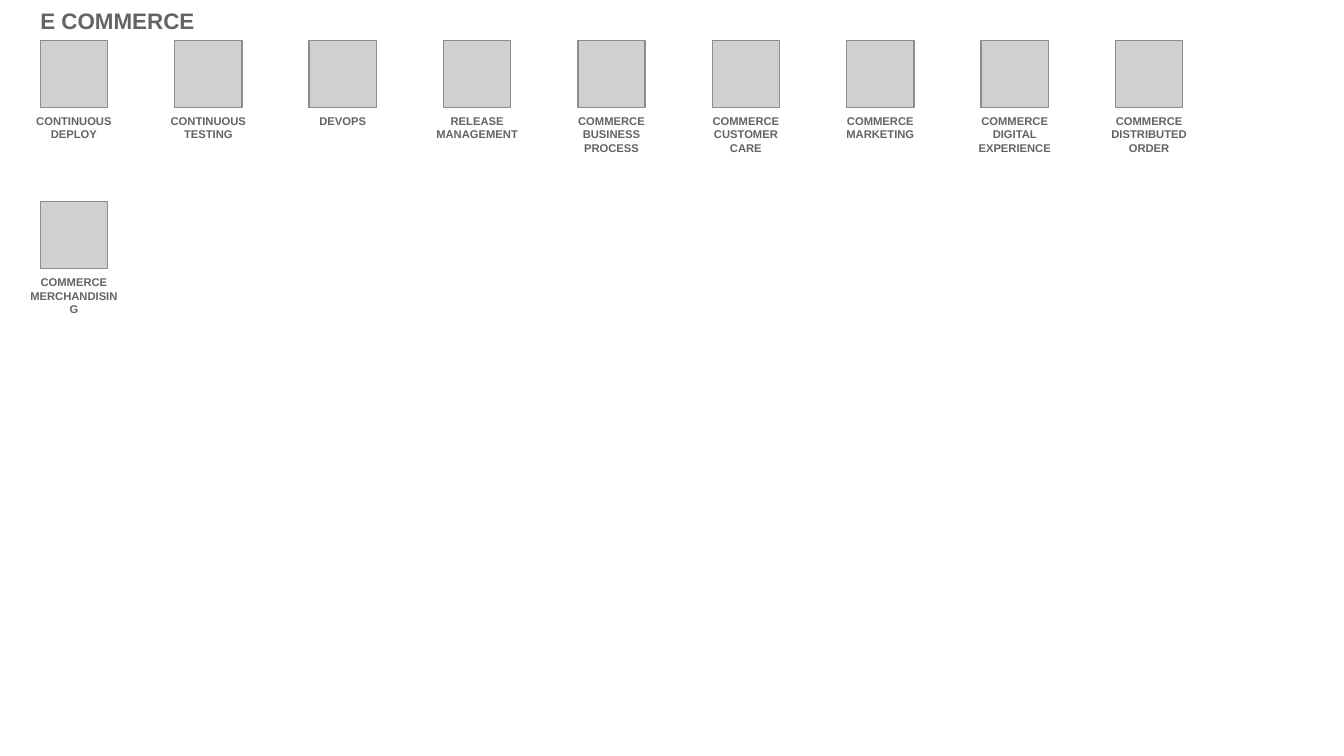
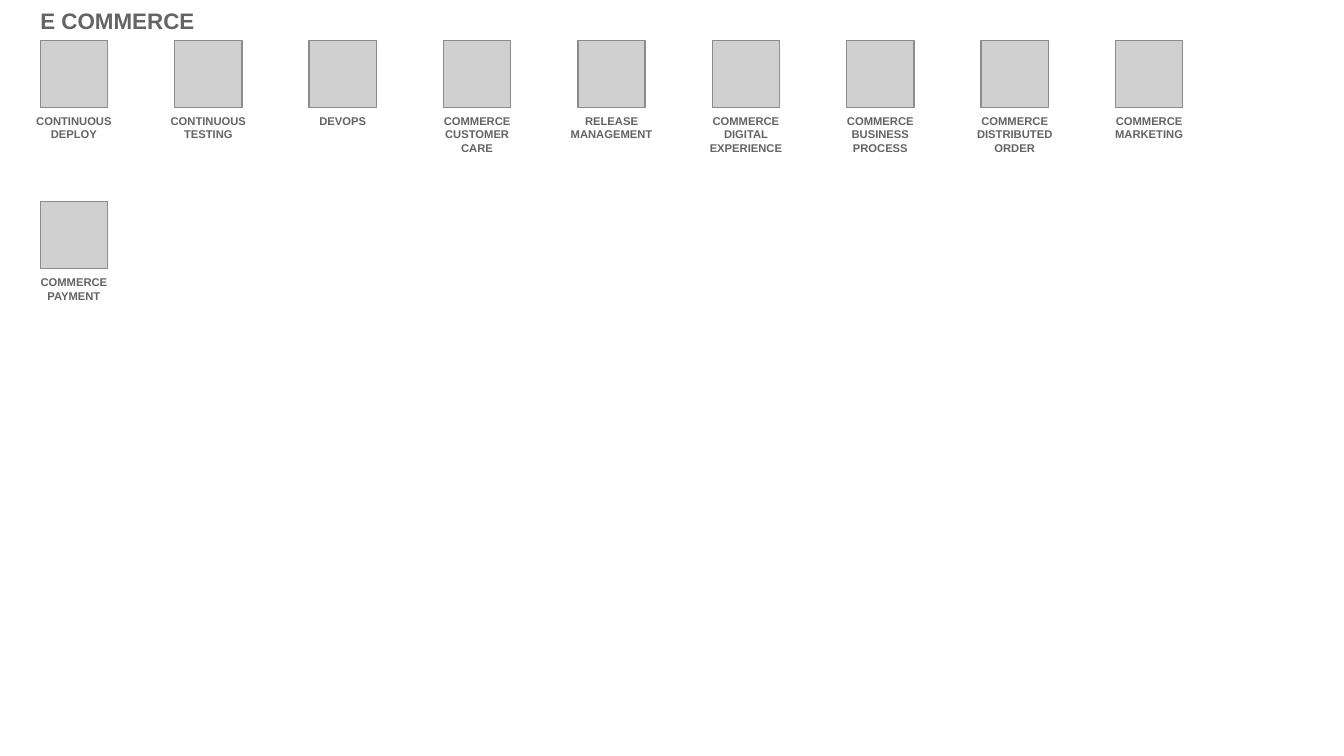
Before and after one commit to l2fprod/myarchitecture, a slide deck: slide 17 of mycatalog-architecture-diagram-template.pptx. Drawn at 1344x756 pixels with LibreOffice and Linux fonts; fonts in the diff are those of the drawing; grey boxes stand for pictures. Boxes give left, top, right and bottom in pixels: in the first picture for what was removed or moved away, otherwise in the second. Text is boxed around its words. In the diff, an @@ line names an element or a change of style, - is before the commit and + after.

```diff
--- a/mycatalog-architecture-diagram-template.pptx
+++ b/mycatalog-architecture-diagram-template.pptx
@@ text at (444,117,511,152): text changed @@
-COMMERCE BUSINESS PROCESS
+COMMERCE CUSTOMER CARE
@@ text "RELEASE MANAGEMENT": place and size @@
-text "RELEASE MANAGEMENT" at (436,117,518,138)
+text "RELEASE MANAGEMENT" at (571,117,653,138)
@@ text at (710,117,782,152): text changed @@
-COMMERCE CUSTOMER CARE
+COMMERCE DIGITAL EXPERIENCE
@@ text at (847,117,914,152): text changed @@
-COMMERCE MARKETING
+COMMERCE BUSINESS PROCESS
@@ text at (977,117,1052,152): text changed @@
-COMMERCE DIGITAL EXPERIENCE
+COMMERCE DISTRIBUTED ORDER
@@ text at (1115,117,1183,138): text changed @@
-COMMERCE DISTRIBUTED ORDER
+COMMERCE MARKETING
@@ text at (41,278,108,300): text changed @@
-COMMERCE MERCHANDISING
+COMMERCE PAYMENT
```
Also in this commit, not shown: 11 other slides changed, 1 slide added, 1 slide removed.
